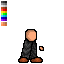
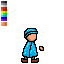
Two versions of the same layered image (w=64, h=64). Layer-by-layer changes:
showed group "Hat" (69 layers) over (22, 28, 38, 50)
added layer "hat_000" (37th of 66, in "Wizard" › "Hat" › "single_color") in group "single_color" over (24, 28, 38, 38)
hid "body_000" (25th of 63, in "Wizard" › "Body" › "double_color") over (18, 39, 43, 63)
showed "body_000" (48th of 63, in "Wizard" › "Body" › "double_color") over (21, 41, 39, 63)
